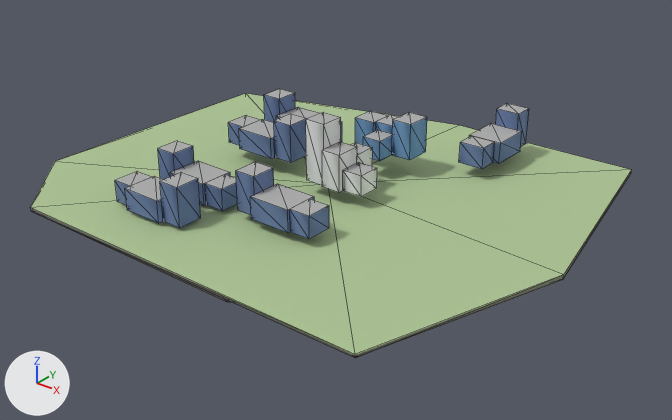
The glTF model godot_project/remake/sky/islands/SKY-079.lod2.glb, before and after one commit.
One viewpoint serves both versions: a camera (50 mm lens) standing at (208.0, -255.0, 148.0) and looking at (2.0, 3.0, -12.0). Lighting does not change. The marker at lower left points along +X, +Y and +Z. The older version comes first. Mesh edges are drawn as thin lines.

Script lines for the objects in view, before the commit:
```python
me_buildings = bpy.data.meshes.new('buildings')
me_buildings.from_pydata(...)  # 207 vertices, 260 faces; spans x -48.1..47.7, y -65.4..73.3, z 1.5..29.5
me_buildings.materials.append(mat_sky_lod_bldg)
me_deck = bpy.data.meshes.new('deck')
me_deck.from_pydata(...)  # 8 vertices, 7 faces; spans x -101.0..103.0, y -84.0..87.0, z 0.0
me_deck.materials.append(mat_sky_deck)
me_rock = bpy.data.meshes.new('rock')
me_rock.from_pydata(...)  # 26 vertices, 43 faces; spans x -101.0..103.0, y -84.0..87.0, z -47.0..0.0
me_rock.materials.append(mat_sky_rock)
ob_buildings = bpy.data.objects.new('buildings', me_buildings)
ob_buildings.location = (0.0, 0.0, 0.0)
ob_deck = bpy.data.objects.new('deck', me_deck)
ob_deck.location = (0.0, 0.0, 0.0)
ob_rock = bpy.data.objects.new('rock', me_rock)
ob_rock.location = (0.0, 0.0, 0.0)
```
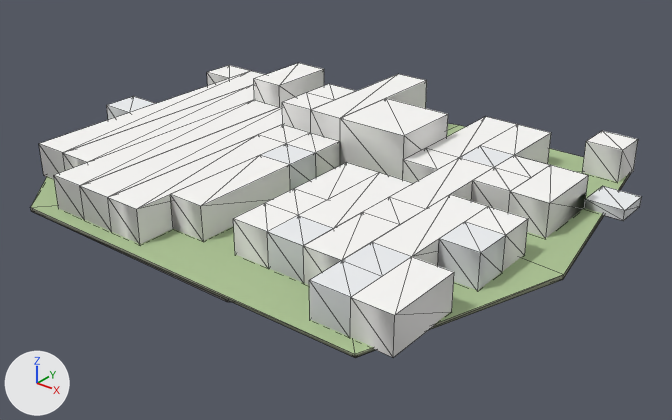
Edits to the bpy script that builds the scene:
```text
Add me_warren_hull:
    me_warren_hull.from_pydata(...)  # 203 vertices, 400 faces; spans x -108.0..102.0, y -78.0..87.0, z 0.0..23.0
    me_warren_hull.materials.append(mat_sky_lod_bldg)
Remove ob_buildings:
    ob_buildings = bpy.data.objects.new('buildings', me_buildings)
    ob_buildings.location = (0.0, 0.0, 0.0)
Add ob_warren_hull:
    ob_warren_hull = bpy.data.objects.new('warren_hull', me_warren_hull)
    ob_warren_hull.location = (0.0, 0.0, 0.0)
```

What differs and where, as boxes (x1, y1, x2, y2) in the pictures (672 x 420 px):
'warren_hull', added: after (39, 63, 641, 357)
'buildings', deleted: before (115, 89, 529, 239)
'deck', unchanged, covered by the edit: before (31, 93, 631, 354); after (31, 124, 628, 354)
